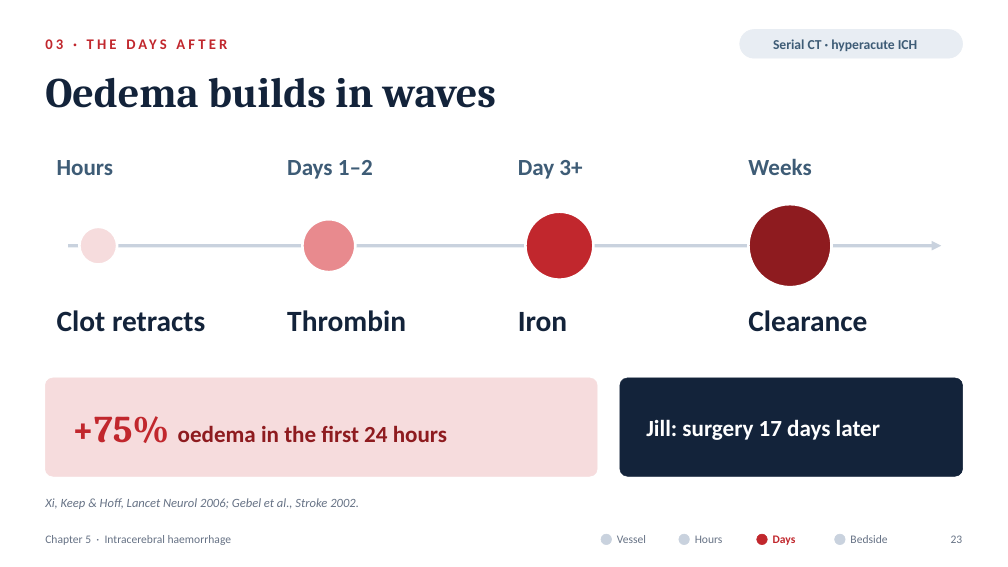
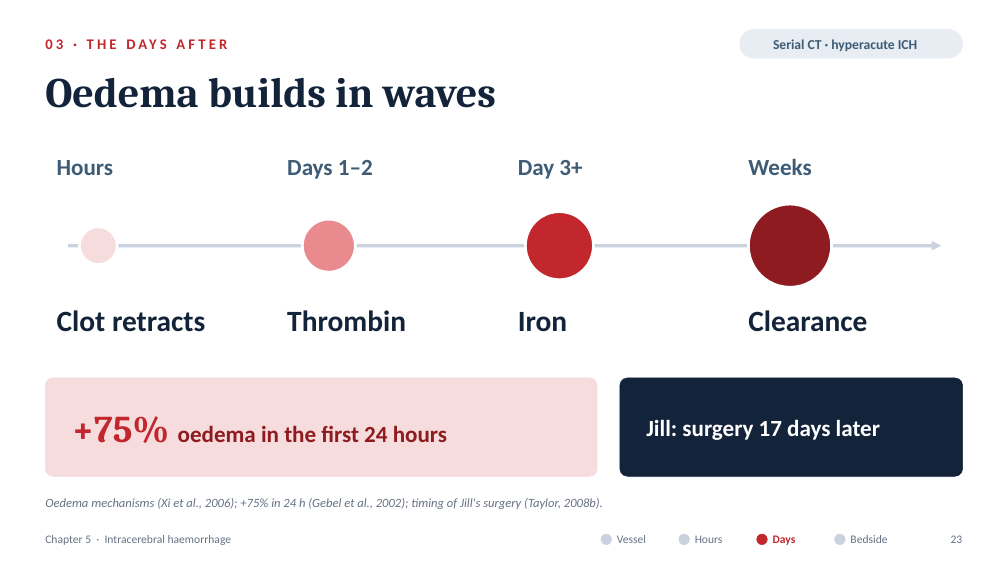
Before and after one commit to fredtom1/fred-Tom-, a slide deck: slide 23 of Chapter5_ICH_Pathophysiology.pptx. Drawn at 1008x567 pixels with LibreOffice and Linux fonts; fonts in the diff are those of the drawing; background and template pictures are left out. Boxes give left, top, right and bottom in pixels: in the first picture for what was removed or moved away, otherwise in the second. Text is boxed around its words. In the diff, an @@ line names an element or a change of style, - is before the commit and + after.

```diff
--- a/Chapter5_ICH_Pathophysiology.pptx
+++ b/Chapter5_ICH_Pathophysiology.pptx
@@ text at box(45, 498, 603, 509): text changed @@
-Xi, Keep & Hoff, Lancet Neurol 2006; Gebel et al., Stroke 2002.
+Oedema mechanisms (Xi et al., 2006); +75% in 24 h (Gebel et al., 2002); timing of Jill's surgery (Taylor, 2008b).
```
Also in this commit, not shown: 28 other slides changed, 4 slides added, 2 slides removed, 15 other files.
